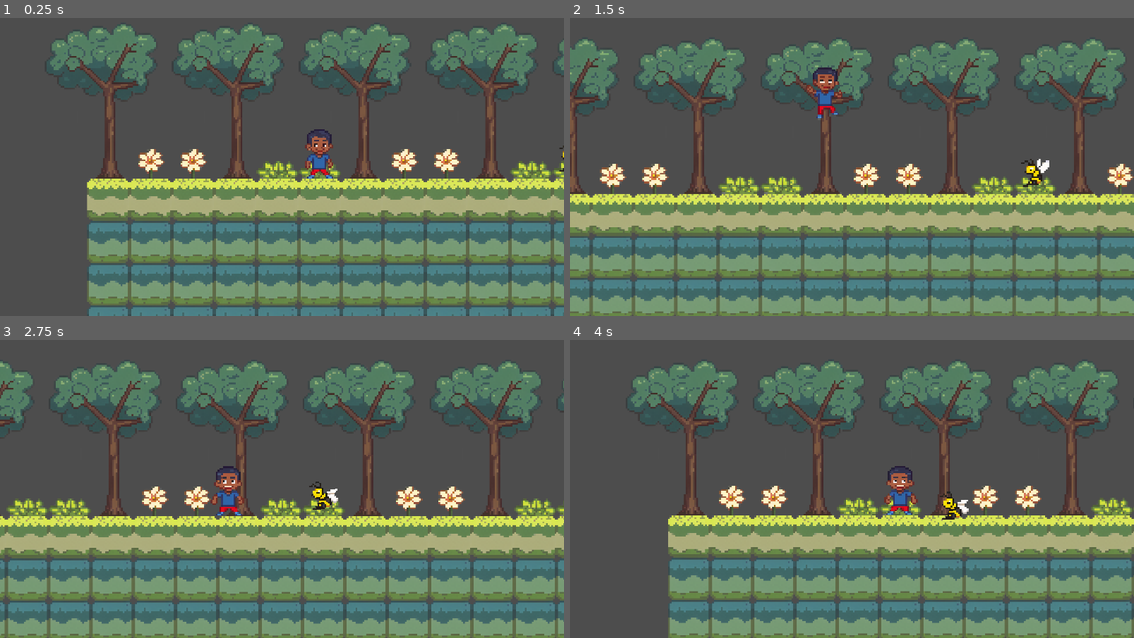
Above: before the commit, frames 1-4 (two rows, left to right).
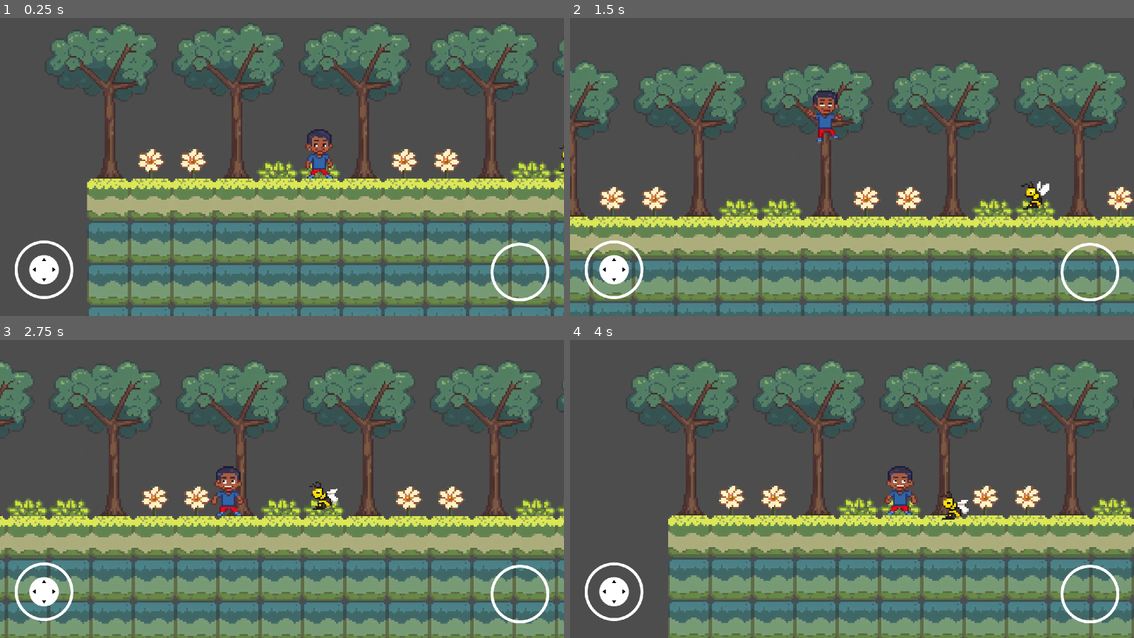
Above: after the commit, the same moments.

Repository: codenergy-dev/maricagamesjam2025_codenergy
Game: Godot game, scene res://scenes/game.tscn
The game is run twice, just before and just after one commit, with the same random seed, the same clock (stepped at 60 frames per second) and the same inputs. The engine's default icon, where the game draws it, is replaced by a stand-in: a white triangle on a blue panel in a dark square.
Inputs (mouse positions are in pixels of both pictures, inside the frame that each line leads up to):
- Up to frame 1 (0.25 s): no input
- Up to frame 2 (1.5 s): click (1088, 271) at 0.52 s; tap Enter (ui_accept) at 1.25 s; move the mouse to (976, 143) at 1.27 s; hold Right (ui_right) from 1.28 s (still down); click (976, 143) at 1.42 s
- Up to frame 3 (2.75 s): tap Enter (ui_accept) at 1.52 s; release Right (ui_right) at 2 s; drag from (169, 494) to (270, 539) at 2.02 s
- Up to frame 4 (4 s): move the mouse to (908, 411) at 2.77 s; hold Left (ui_left) 2.78-3.5 s; drag from (823, 542) to (682, 432) at 3.52 s

The runs differ from the first frame. In frame 1, 1.1% of the frame differs, in the area x 2-98%, y 74-96%; in frame 2, 57%, in the area x 0-100%, y 7-100%; in frame 3, 1.4%; in frame 4, 1.1%.

Commit message:
Add player ui controls

Diff:
--- a/godot/scenes/player.tscn
+++ b/godot/scenes/player.tscn
@@ -11,6 +11,10 @@
 [ext_resource type="Script" uid="uid://dt8ivpbkb3xqs" path="res://scripts/audio_manager.gd" id="8_ur7pv"]
 [ext_resource type="AudioStream" uid="uid://dti2cfev1skyh" path="res://assets/sounds/player_jump.wav" id="9_d2wvv"]
 [ext_resource type="AudioStream" uid="uid://bq4jo3np2pmni" path="res://assets/sounds/player_knockback.wav" id="10_d2wvv"]
+[ext_resource type="PackedScene" uid="uid://dmr0fcamx7t56" path="res://addons/virtual_joystick/virtual_joystick_scene.tscn" id="12_3v2ag"]
+[ext_resource type="Texture2D" uid="uid://bm30au8mjfc2f" path="res://addons/virtual_joystick/textures/joystick_base_outline.png" id="13_f1ej7"]
+[ext_resource type="Texture2D" uid="uid://bkvmydfn5saxg" path="res://addons/virtual_joystick/textures/joystick_tip.png" id="14_oprun"]
+[ext_resource type="Script" uid="uid://3ijmbm3p1np1" path="res://scripts/input_button.gd" id="15_oprun"]
 
 [sub_resource type="CircleShape2D" id="CircleShape2D_dqkch"]
 radius = 63.0
@@ -92,8 +96,29 @@
 [node name="Splash" type="AudioStreamPlayer" parent="AudioManager"]
 stream = ExtResource("8_smehm")
 
+[node name="Controls" type="CanvasLayer" parent="."]
+
+[node name="Virtual Joystick" parent="Controls" instance=ExtResource("12_3v2ag")]
+
+[node name="Action" type="TextureButton" parent="Controls"]
+anchors_preset = 3
+anchor_left = 1.0
+anchor_top = 1.0
+anchor_right = 1.0
+anchor_bottom = 1.0
+offset_left = -300.0
+offset_top = -300.0
+grow_horizontal = 0
+grow_vertical = 0
+texture_normal = ExtResource("13_f1ej7")
+texture_pressed = ExtResource("14_oprun")
+stretch_mode = 3
+script = ExtResource("15_oprun")
+
 [connection signal="area_entered" from="Knockback" to="." method="_on_knockback_area_entered"]
 [connection signal="body_entered" from="Knockback" to="." method="_on_knockback_body_entered"]
 [connection signal="area_entered" from="Hitbox" to="." method="_on_hitbox_area_entered"]
 [connection signal="body_entered" from="BodyArea" to="." method="_on_body_area_body_entered"]
 [connection signal="body_exited" from="BodyArea" to="." method="_on_body_area_body_exited"]
+[connection signal="button_down" from="Controls/Action" to="Controls/Action" method="_on_button_down"]
+[connection signal="button_up" from="Controls/Action" to="Controls/Action" method="_on_button_up"]
--- a/godot/scripts/player.gd
+++ b/godot/scripts/player.gd
@@ -15,6 +15,7 @@
 @onready var knockback = $Knockback
 @onready var flash = $Flash
 @onready var audio: AudioManager = $AudioManager
+@onready var joystick: VirtualJoystick = $"Controls/Virtual Joystick"
 
 func _ready() -> void:
 	for state_script in state_scripts:
@@ -24,7 +25,8 @@
 	state = state_instances[state_name]
 
 func _physics_process(delta: float) -> void:
-	if lives <= 0 and knockback.is_zero():
+	if lives <= -1 or lives <= 0 and knockback.is_zero():
+		joystick._reset()
 		queue_free()
 	state.physics_process(delta)
 
Not shown: 1 places in godot/scenes/player.tscn that only renumber resources
